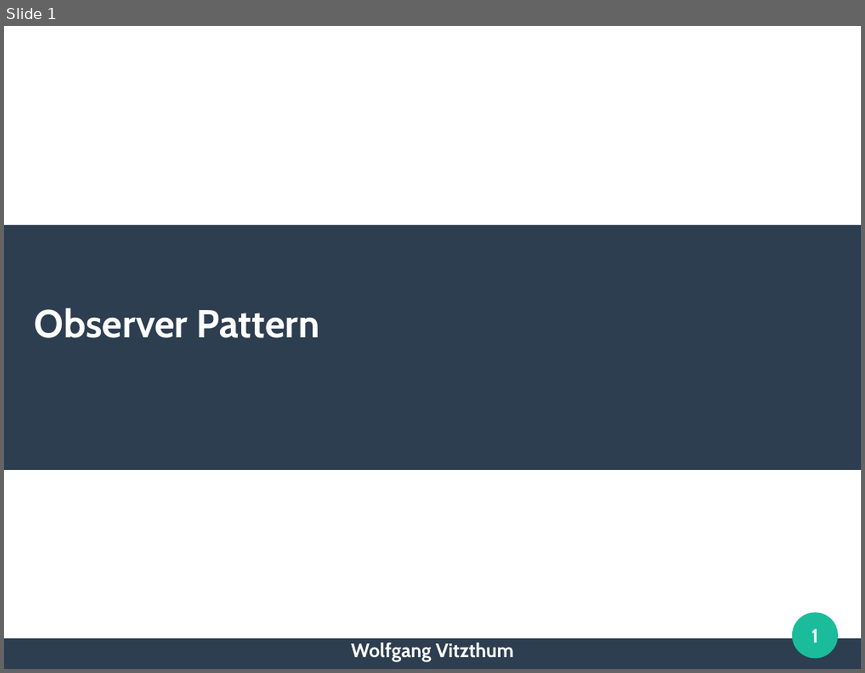
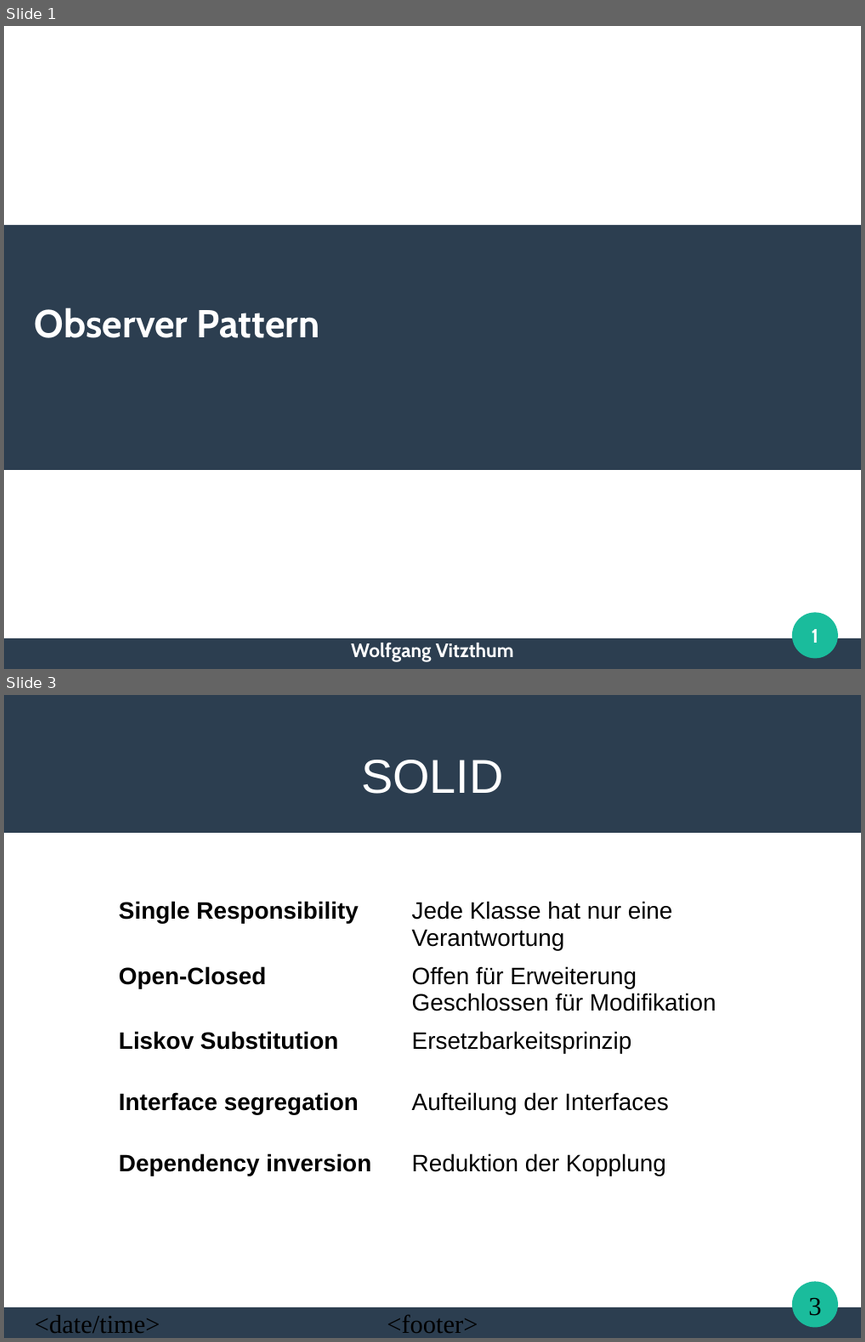
Before and after one commit to Uniquex/ObserverPattern, a slide deck: Presentation/Observer Pattern.odp. Shown one above the other, each under a label of ours: slide 1 before the commit, slides 1 and 3 after it; the slides between them are not shown. The pictures are 865x673 and 865x1342 pixels, drawn with LibreOffice and Linux fonts; fonts in the diff are those of the drawing. Boxes give left, top, right and bottom in pixels: in the first picture for what was removed or moved away, otherwise in the second. Text is boxed around its words. In the diff, an @@ line names an element or a change of style, - is before the commit and + after.

```diff
--- a/Presentation/Observer Pattern.odp
+++ b/Presentation/Observer Pattern.odp
@@ slide 3 added at [4,695,861,1338], background #FFFFFF; not listed: 2 template elements that a slide beside it also shows @@
@@ rectangle added at [4,695,861,833], fill #2C3E50 @@
@@ title added at [361,760,503,794], 44 pt, text #FFFFFF @@
+SOLID
@@ table added at [111,894,784,1201], 5 rows, 2 columns @@
+Single Responsibility | Jede Klasse hat nur eine Verantwortung
+Open-Closed | Offen für Erweiterung / Geschlossen für Modifikation
+Liskov Substitution | Ersetzbarkeitsprinzip
+Interface segregation | Aufteilung der Interfaces
+Dependency inversion | Reduktion der Kopplung
@@ page number added at [808,1298,821,1315], 24 pt, text #000000 @@
+3
@@ text added at [35,1315,160,1333], 24 pt, text #000000 @@
+<date/time>
@@ text added at [386,1315,477,1333], 24 pt, text #000000 @@
+<footer>
```
Also in this commit, not shown: 2 slides changed, 45 other files.
